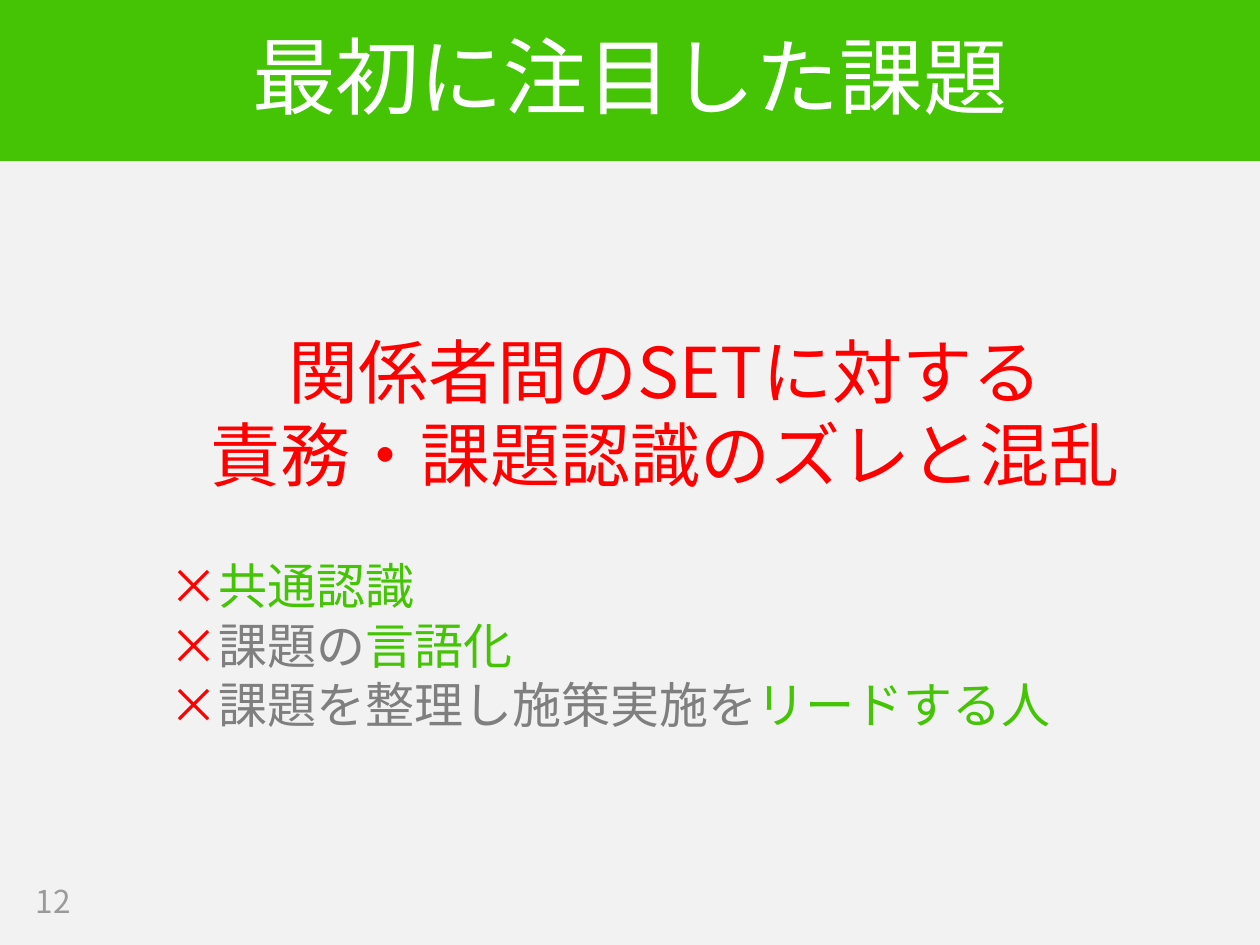
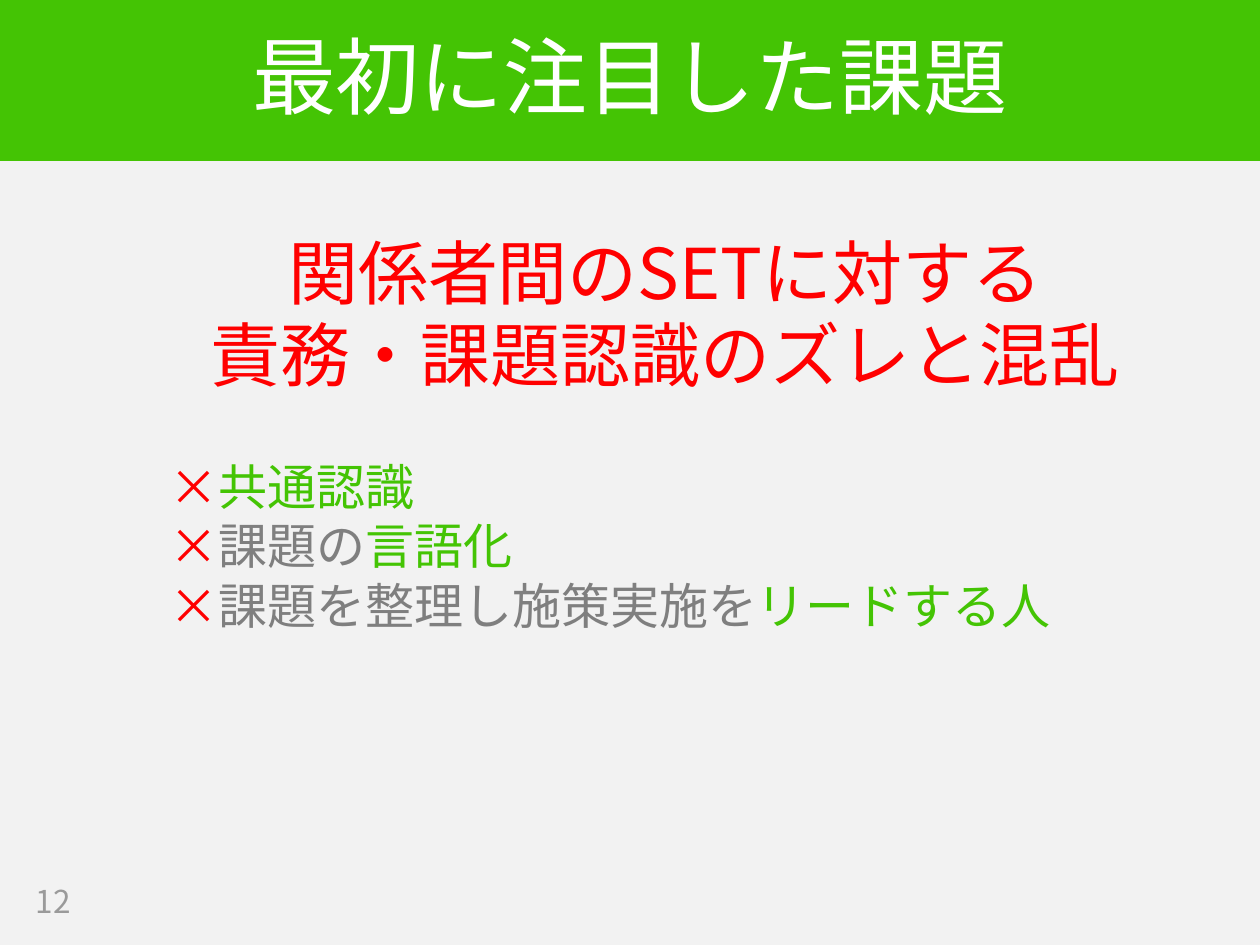
Before and after one commit to hageyahhoo/RSGT2018, a slide deck: slide 12 of SET_PO_ja.pptx. Drawn at 1260x945 pixels with LibreOffice and Linux fonts; fonts in the diff are those of the drawing. Boxes give left, top, right and bottom in pixels: in the first picture for what was removed or moved away, otherwise in the second. Text is boxed around its words. In the diff, an @@ line names an element or a change of style, - is before the commit and + after.

```diff
--- a/SET_PO_ja.pptx
+++ b/SET_PO_ja.pptx
@@ text "関係者間のSETに対する" at (x1=170, y1=240, x2=1120, y2=628): vertical alignment middle to top @@
```
Also in this commit, not shown: 10 other slides changed, 6 slides added, 3 slides removed.
